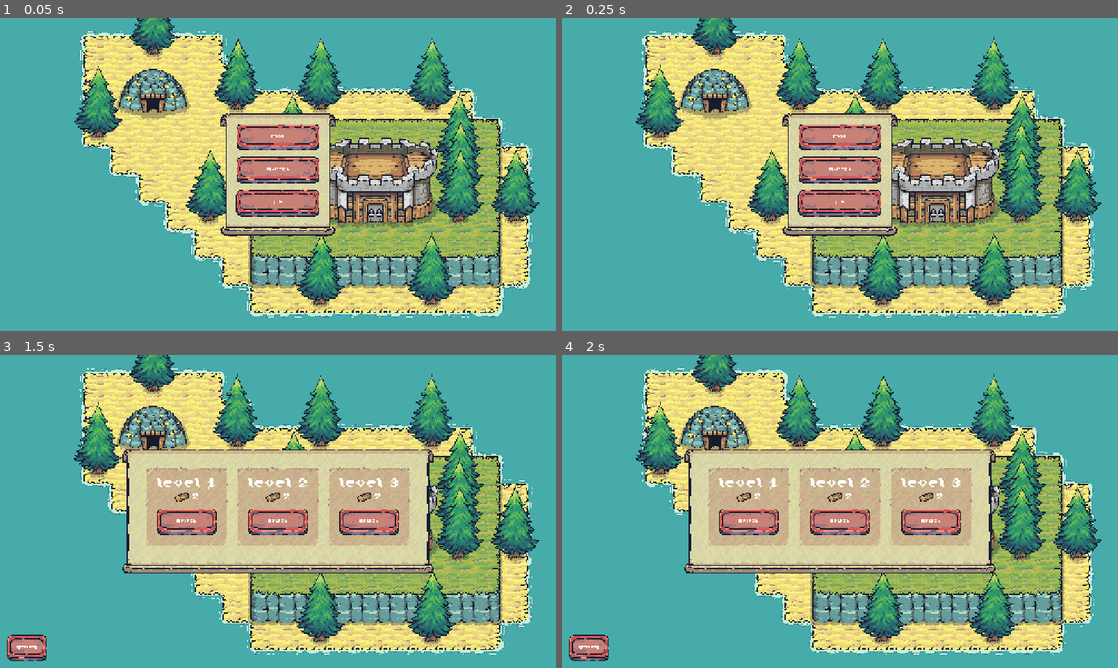
Above: before the commit, frames 1-4 (two rows, left to right).
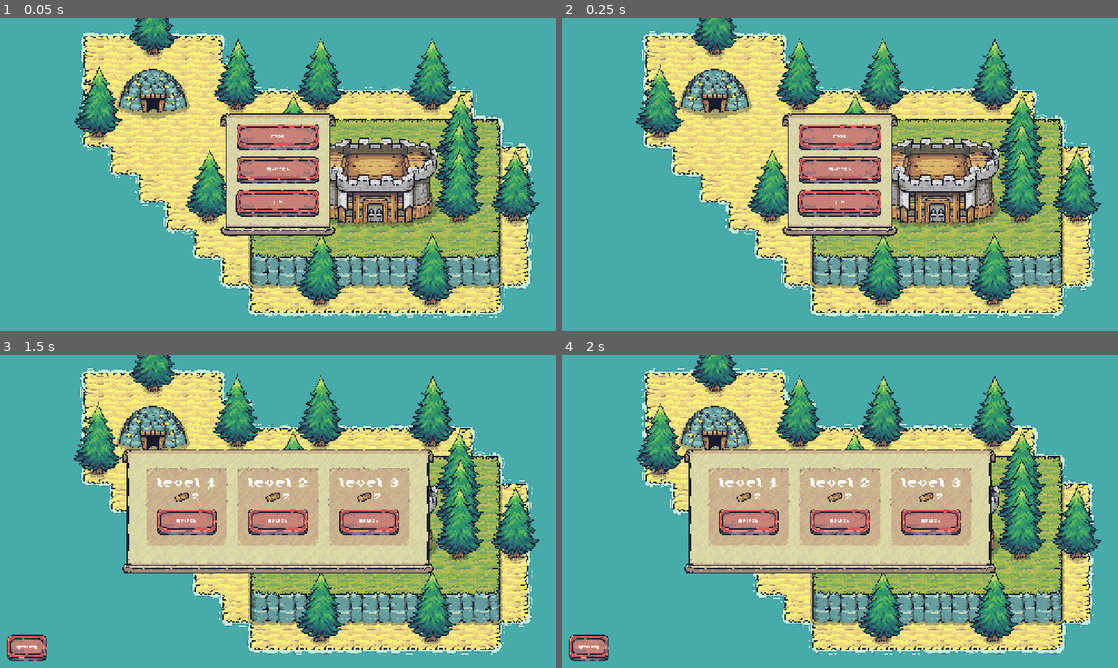
Above: after the commit, the same moments.

Repository: fkemeh18/grid-demo
Game: Godot game, scene res://Scenes/UI/Menus/main_menu.tscn
Two runs of this game, one before a commit and one after it. Both use one fixed random seed, a clock stepped at 60 frames per second and the inputs below.
Inputs (mouse positions are in pixels of both pictures, inside the frame that each line leads up to):
- Up to frame 1 (0.05 s): no input
- Up to frame 2 (0.25 s): no input
- Up to frame 3 (1.5 s): click "Play" at 0.5 s; move the mouse to (400, 495) at 1.27 s; hold D (pan_right) from 1.28 s (still down); click (400, 495) at 1.35 s
- Up to frame 4 (2 s): keep holding D (pan_right)

The runs differ from the first frame. In frame 1, 3.6% of the frame differs, in the area x 13-97%, y 0-96%; in frame 2, 2.3%; in frame 3, 2.9%; in frame 4, 2.3%.

Commit message:
UI Update 7
New sprites in the form of building boundary corners have been added to the game. These sprites help players see the corners of where buildings will be placed more clearly, allowing for a more smooth gameplay experience. These corners have also been animated, making them easier to keep track of.

Diff:
--- a/Scenes/Levels/base_level.tscn
+++ b/Scenes/Levels/base_level.tscn
@@ -45,7 +45,7 @@
 
 [node name="GridManager" parent="Management" unique_id=795174114 node_paths=PackedStringArray("_cursor_tml", "_highlight_tml", "_base_terrain_tml") instance=ExtResource("8_ynf5e")]
 _cursor_tml = NodePath("../../TMLs/YSortRoot/CursorTileMapLayer")
-_highlight_tml = NodePath("../../TMLs/HighlightTileMapL")
+_highlight_tml = NodePath("../../TMLs/YSortRoot/HighlightTileMapL")
 _base_terrain_tml = NodePath("../../TMLs/YSortRoot/BaseTerrainLayer")
 
 [node name="StateManager" type="Node" parent="Management" unique_id=513992422 node_paths=PackedStringArray("_gm")]
@@ -79,8 +79,9 @@
 tile_set = SubResource("TileSet_ig7tw")
 script = ExtResource("3_kry3j")
 
-[node name="HighlightTileMapL" type="TileMapLayer" parent="TMLs" unique_id=32821524 node_paths=PackedStringArray("bc")]
+[node name="HighlightTileMapL" type="TileMapLayer" parent="TMLs/YSortRoot" unique_id=32821524 node_paths=PackedStringArray("bc")]
 modulate = Color(1, 1, 1, 0.49803922)
+y_sort_enabled = true
 tile_set = ExtResource("5_kry3j")
 script = ExtResource("4_21xkr")
-bc = NodePath("../YSortRoot/B-Base/BuildingComponent")
+bc = NodePath("../B-Base/BuildingComponent")
--- a/Scenes/UI/building_ghost.tscn
+++ b/Scenes/UI/building_ghost.tscn
@@ -1,8 +1,169 @@
 [gd_scene format=3 uid="uid://cae17urkfnx6s"]
 
 [ext_resource type="Script" uid="uid://myf52nxcnc6q" path="res://Scripts/UI/building_ghost.gd" id="1_8v0ut"]
+[ext_resource type="Texture2D" uid="uid://vd7528kej8l8" path="res://Assets/UI/building_area_tl.png" id="2_h10tm"]
+[ext_resource type="Texture2D" uid="uid://katdmoersoj5" path="res://Assets/UI/building_area_tr.png" id="3_dpynp"]
+[ext_resource type="Texture2D" uid="uid://dl8xalwvaugsc" path="res://Assets/UI/building_area_bl.png" id="4_6j0pb"]
+[ext_resource type="Texture2D" uid="uid://dyi664duoqvi5" path="res://Assets/UI/building_area_br.png" id="5_2gfic"]
 
-[node name="BuildingGhost" type="Node2D" unique_id=551851122]
-visible = false
+[sub_resource type="Animation" id="Animation_os7yg"]
+length = 0.001
+tracks/0/type = "value"
+tracks/0/imported = false
+tracks/0/enabled = true
+tracks/0/path = NodePath("BuildingAreaTL/Sprite2D:position")
+tracks/0/interp = 1
+tracks/0/loop_wrap = true
+tracks/0/keys = {
+"times": PackedFloat32Array(0),
+"transitions": PackedFloat32Array(1),
+"update": 0,
+"values": [Vector2(0, 0)]
+}
+tracks/1/type = "value"
+tracks/1/imported = false
+tracks/1/enabled = true
+tracks/1/path = NodePath("BuildingAreaTR/Sprite2D:position")
+tracks/1/interp = 1
+tracks/1/loop_wrap = true
+tracks/1/keys = {
+"times": PackedFloat32Array(0),
+"transitions": PackedFloat32Array(1),
+"update": 0,
+"values": [Vector2(0, 0)]
+}
+tracks/2/type = "value"
+tracks/2/imported = false
+tracks/2/enabled = true
+tracks/2/path = NodePath("BuildingAreaBL/Sprite2D:position")
+tracks/2/interp = 1
+tracks/2/loop_wrap = true
+tracks/2/keys = {
+"times": PackedFloat32Array(0),
+"transitions": PackedFloat32Array(1),
+"update": 0,
+"values": [Vector2(0, 0)]
+}
+tracks/3/type = "value"
+tracks/3/imported = false
+tracks/3/enabled = true
+tracks/3/path = NodePath("BuildingAreaBR/Sprite2D:position")
+tracks/3/interp = 1
+tracks/3/loop_wrap = true
+tracks/3/keys = {
+"times": PackedFloat32Array(0),
+"transitions": PackedFloat32Array(1),
+"update": 0,
+"values": [Vector2(0, 0)]
+}
+
+[sub_resource type="Animation" id="Animation_2gfic"]
+resource_name = "default"
+length = 0.5
+loop_mode = 1
+step = 0.05
+tracks/0/type = "value"
+tracks/0/imported = false
+tracks/0/enabled = true
+tracks/0/path = NodePath("BuildingAreaTL/Sprite2D:position")
+tracks/0/interp = 2
+tracks/0/loop_wrap = true
+tracks/0/keys = {
+"times": PackedFloat32Array(0, 0.25),
+"transitions": PackedFloat32Array(-2, 1),
+"update": 0,
+"values": [Vector2(0, 0), Vector2(-7, -7)]
+}
+tracks/1/type = "value"
+tracks/1/imported = false
+tracks/1/enabled = true
+tracks/1/path = NodePath("BuildingAreaTR/Sprite2D:position")
+tracks/1/interp = 2
+tracks/1/loop_wrap = true
+tracks/1/keys = {
+"times": PackedFloat32Array(0, 0.25),
+"transitions": PackedFloat32Array(-2, 1),
+"update": 0,
+"values": [Vector2(0, 0), Vector2(7, -7)]
+}
+tracks/2/type = "value"
+tracks/2/imported = false
+tracks/2/enabled = true
+tracks/2/path = NodePath("BuildingAreaBL/Sprite2D:position")
+tracks/2/interp = 2
+tracks/2/loop_wrap = true
+tracks/2/keys = {
+"times": PackedFloat32Array(0, 0.25),
+"transitions": PackedFloat32Array(-2, 1),
+"update": 0,
+"values": [Vector2(0, 0), Vector2(-7, 7)]
+}
+tracks/3/type = "value"
+tracks/3/imported = false
+tracks/3/enabled = true
+tracks/3/path = NodePath("BuildingAreaBR/Sprite2D:position")
+tracks/3/interp = 2
+tracks/3/loop_wrap = true
+tracks/3/keys = {
+"times": PackedFloat32Array(0, 0.25),
+"transitions": PackedFloat32Array(-2, 1),
+"update": 0,
+"values": [Vector2(0, 0), Vector2(7, 7)]
+}
+
+[sub_resource type="AnimationLibrary" id="AnimationLibrary_os7yg"]
+_data = {
+&"RESET": SubResource("Animation_os7yg"),
+&"default": SubResource("Animation_2gfic")
+}
+
+[node name="BuildingGhost" type="Node2D" unique_id=551851122 node_paths=PackedStringArray("_building_boundary_TL", "_building_boundary_TR", "_building_boundary_BL", "_building_boundary_BR")]
 y_sort_enabled = true
 script = ExtResource("1_8v0ut")
+_building_boundary_TL = NodePath("BuildingAreaTL")
+_building_boundary_TR = NodePath("BuildingAreaTR")
+_building_boundary_BL = NodePath("BuildingAreaBL")
+_building_boundary_BR = NodePath("BuildingAreaBR")
+
+[node name="AnimationPlayer" type="AnimationPlayer" parent="." unique_id=1420342211]
+libraries/ = SubResource("AnimationLibrary_os7yg")
+autoplay = &"default"
+
+[node name="BuildingAreaTL" type="Node2D" parent="." unique_id=1231642410]
+z_index = 1
+y_sort_enabled = true
+
+[node name="Sprite2D" type="Sprite2D" parent="BuildingAreaTL" unique_id=1917941569]
+texture = ExtResource("2_h10tm")
+centered = false
+offset = Vector2(-31, -33)
+
+[node name="BuildingAreaTR" type="Node2D" parent="." unique_id=395385079]
+z_index = 1
+y_sort_enabled = true
+position = Vector2(64, 0)
+
+[node name="Sprite2D" type="Sprite2D" parent="BuildingAreaTR" unique_id=150185595]
+texture = ExtResource("3_dpynp")
+centered = false
+offset = Vector2(-34, -33)
+
+[node name="BuildingAreaBL" type="Node2D" parent="." unique_id=1432537388]
+z_index = 1
+y_sort_enabled = true
+position = Vector2(0, 64)
+
+[node name="Sprite2D" type="Sprite2D" parent="BuildingAreaBL" unique_id=21494466]
+texture = ExtResource("4_6j0pb")
+centered = false
+offset = Vector2(-31, -30)
+
+[node name="BuildingAreaBR" type="Node2D" parent="." unique_id=21796053]
+z_index = 1
+y_sort_enabled = true
+position = Vector2(64, 64)
+
+[node name="Sprite2D" type="Sprite2D" parent="BuildingAreaBR" unique_id=1801198255]
+texture = ExtResource("5_2gfic")
+centered = false
+offset = Vector2(-34, -30)
--- a/Scripts/Management/building_manager.gd
+++ b/Scripts/Management/building_manager.gd
@@ -133,6 +133,7 @@
 	var building_ghost_sprite = resource.sprite_scene.instantiate() as Sprite2D
 	_grid_manager._cursor_tml._cursor_sprite = building_ghost_sprite
 	_grid_manager._cursor_tml._ghost_cursor.add_child(building_ghost_sprite)
+	_grid_manager._cursor_tml._ghost_cursor.set_dimensions(resource.dimensions)
 
 	_building_resource = resource
 	_update_grid_display()
--- a/Scripts/UI/building_ghost.gd
+++ b/Scripts/UI/building_ghost.gd
@@ -1,8 +1,16 @@
 class_name BuildingGhost
 extends Node2D
 
-func _ready():
-	pass # Replace with function body.
+@export var _building_boundary_TL: Node2D
+@export var _building_boundary_TR: Node2D
+@export var _building_boundary_BL: Node2D
+@export var _building_boundary_BR: Node2D
+
+func set_dimensions(area: Vector2i) -> void:
+	_building_boundary_TR.position = area * Vector2i(64, 0)
+	_building_boundary_BL.position = area * Vector2i(0, 64)
+	_building_boundary_BR.position = area * Vector2i(64, 64)
+
 
 func _set_invalid() -> void:
 	modulate = Color.RED
Binary file added: Assets/UI/building_area_bl.png
Not shown, added: Assets/UI/building_area_bl.png.import
Binary file added: Assets/UI/building_area_br.png
Not shown, added: Assets/UI/building_area_br.png.import
Binary file added: Assets/UI/building_area_tl.png
Not shown, added: Assets/UI/building_area_tl.png.import
Binary file added: Assets/UI/building_area_tr.png
Not shown, added: Assets/UI/building_area_tr.png.import
